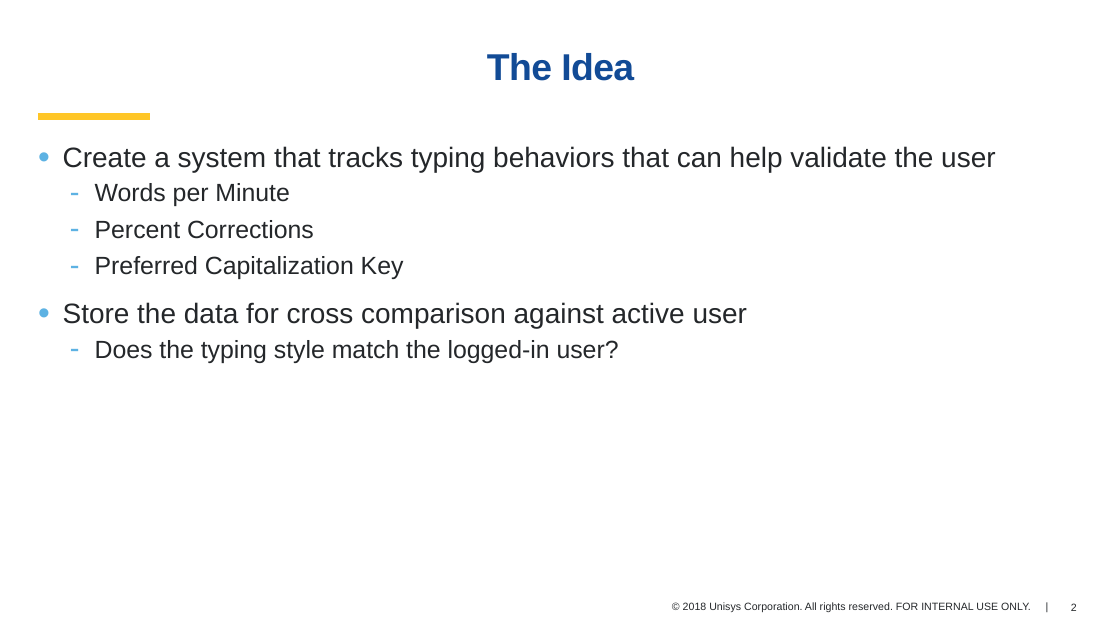
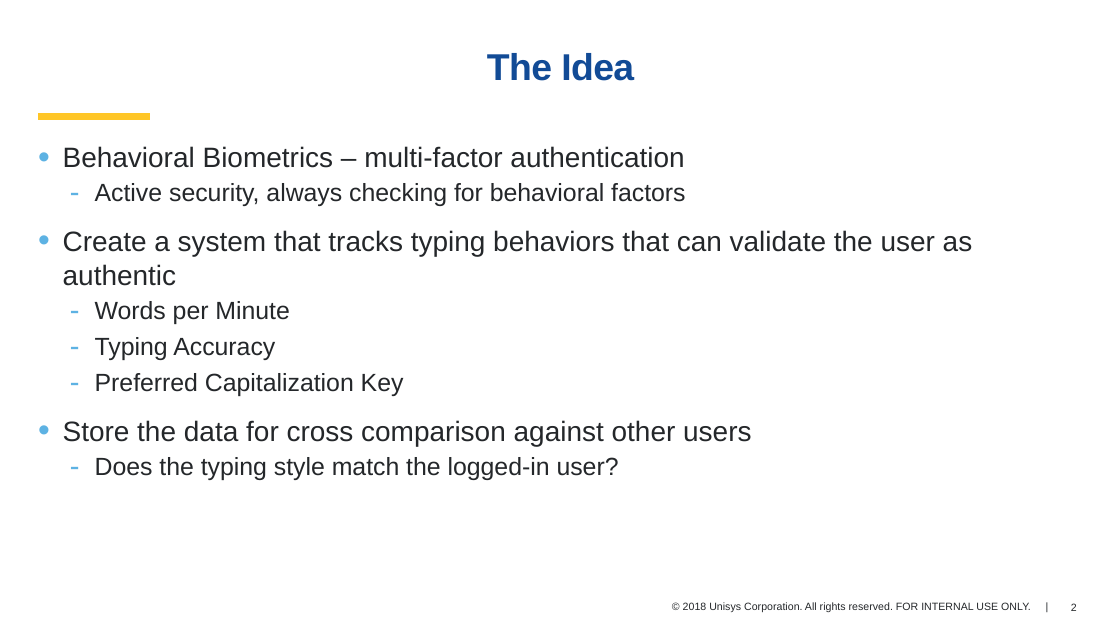
Before and after one commit to qverbeke/Innovation18, a slide deck: slide 2 of TypingMachineLearning_Hackfest2018.pptx. Drawn at 1120x630 pixels with LibreOffice and Linux fonts; fonts in the diff are those of the drawing; background and template pictures are left out. Boxes give left, top, right and bottom in pixels: in the first picture for what was removed or moved away, otherwise in the second. Text is boxed around its words. In the diff, an @@ line names an element or a change of style, - is before the commit and + after.

```diff
--- a/TypingMachineLearning_Hackfest2018.pptx
+++ b/TypingMachineLearning_Hackfest2018.pptx
@@ text at box(63, 146, 973, 286): text changed @@
-• Create a system that tracks typing behaviors that can help validate the user
+• Behavioral Biometrics – multi-factor authentication
+  ⁃ Active security, always checking for behavioral factors
+• Create a system that tracks typing behaviors that can validate the user as authentic
@@ text at box(95, 337, 275, 360): text changed @@
-  ⁃ Percent Corrections
+  ⁃ Typing Accuracy
@@ text at box(63, 420, 751, 446): text changed @@
-• Store the data for cross comparison against active user
+• Store the data for cross comparison against other users
```
Also in this commit, not shown: 2 other slides changed, 2 slides added, 9 other files.
